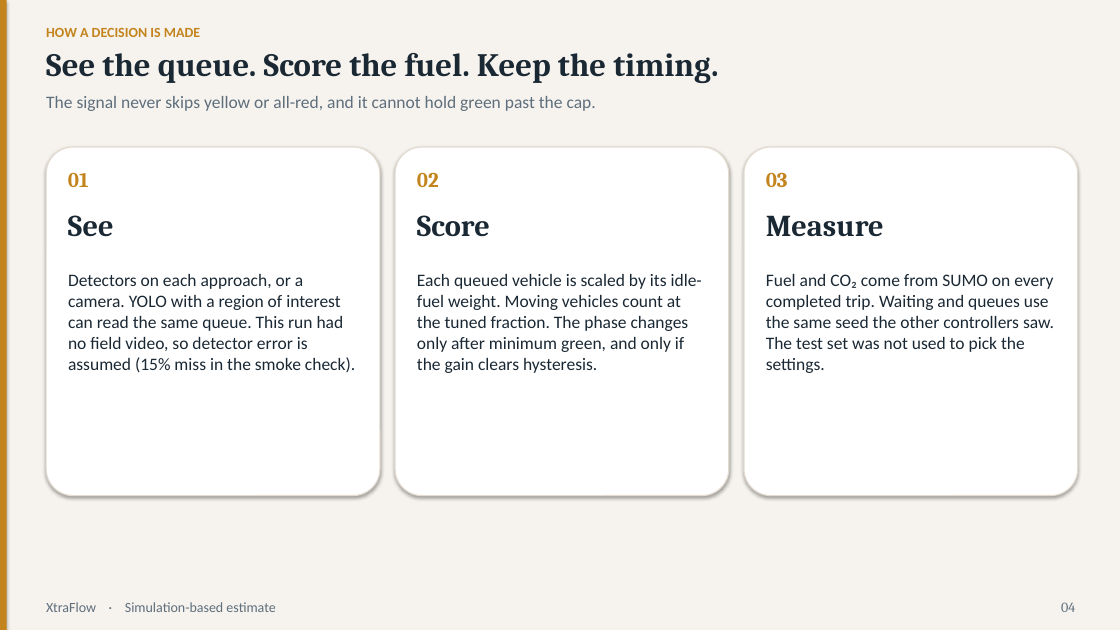
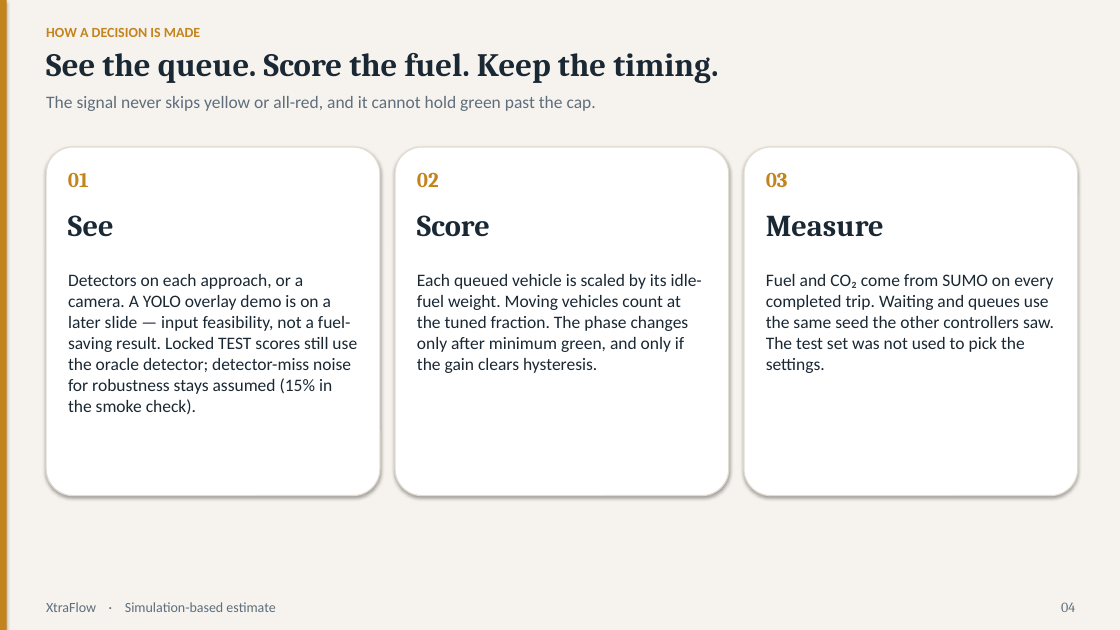
Before and after one commit to couder-04/XtraFlow, a slide deck: slide 4 of results/deck.pptx. Drawn at 1120x630 pixels with LibreOffice and Linux fonts; fonts in the diff are those of the drawing. Boxes give left, top, right and bottom in pixels: in the first picture for what was removed or moved away, otherwise in the second. Text is boxed around its words. In the diff, an @@ line names an element or a change of style, - is before the commit and + after.

Commit message:
Add the highway YOLO demo pipeline, dashboard, and refreshed deck.
Prefer straight-road CCTV clips for the four-camera overlay/mosaic, expose clubbed and per-camera views in Streamlit, and keep the presentation aligned with locked results.

```diff
--- a/results/deck.pptx
+++ b/results/deck.pptx
@@ text at box(68, 274, 357, 414): text changed @@
-Detectors on each approach, or a camera. YOLO with a region of interest can read the same queue. This run had no field video, so detector error is assumed (15% miss in the smoke check).
+Detectors on each approach, or a camera. A YOLO overlay demo is on a later slide — input feasibility, not a fuel-saving result. Locked TEST scores still use the oracle detector; detector-miss noise for robustness stays assumed (15% in the smoke check).
```
Also in this commit, not shown: 5 other slides changed, 2 slides added, 1 slide removed, 31 other files.
